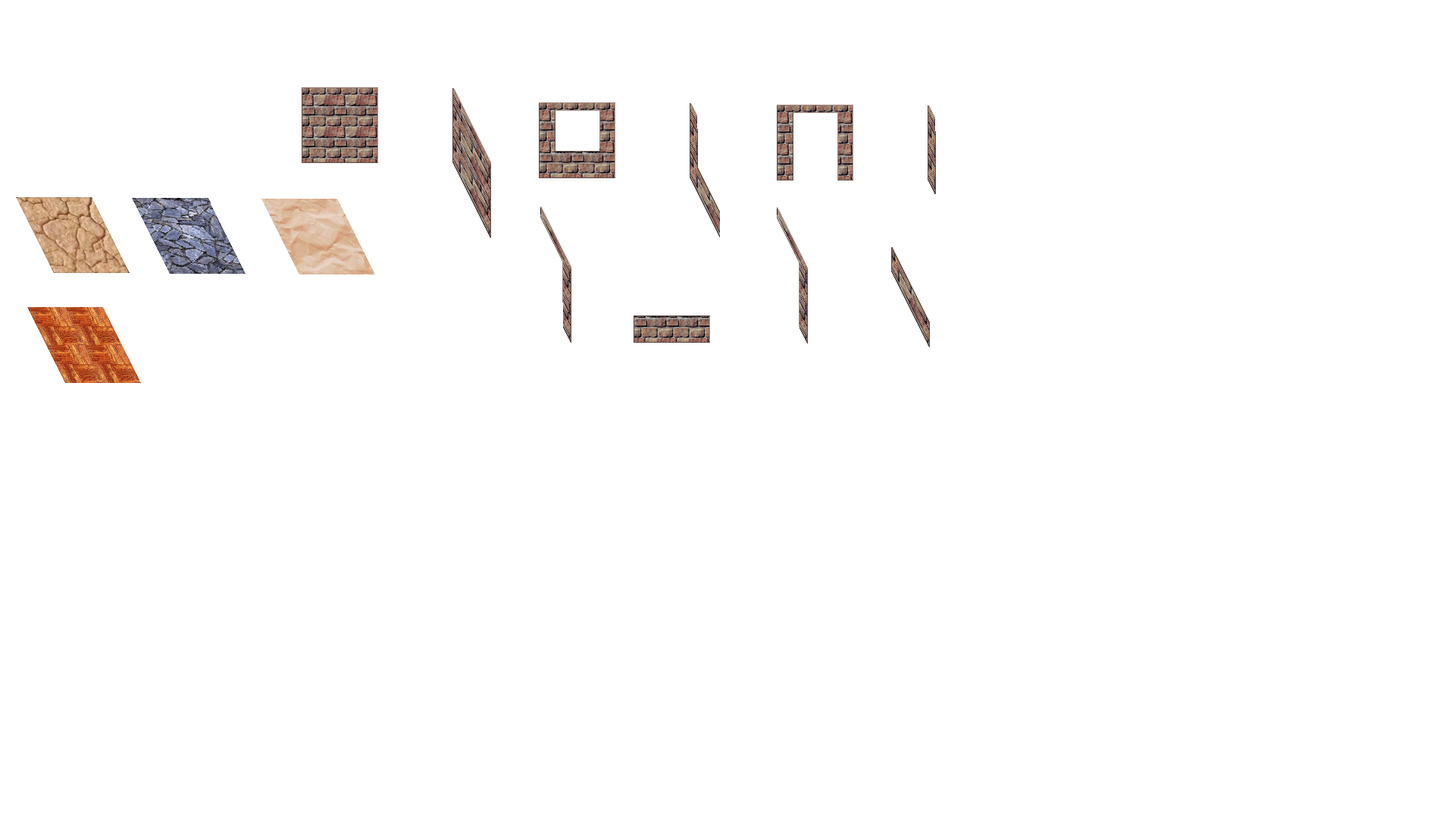
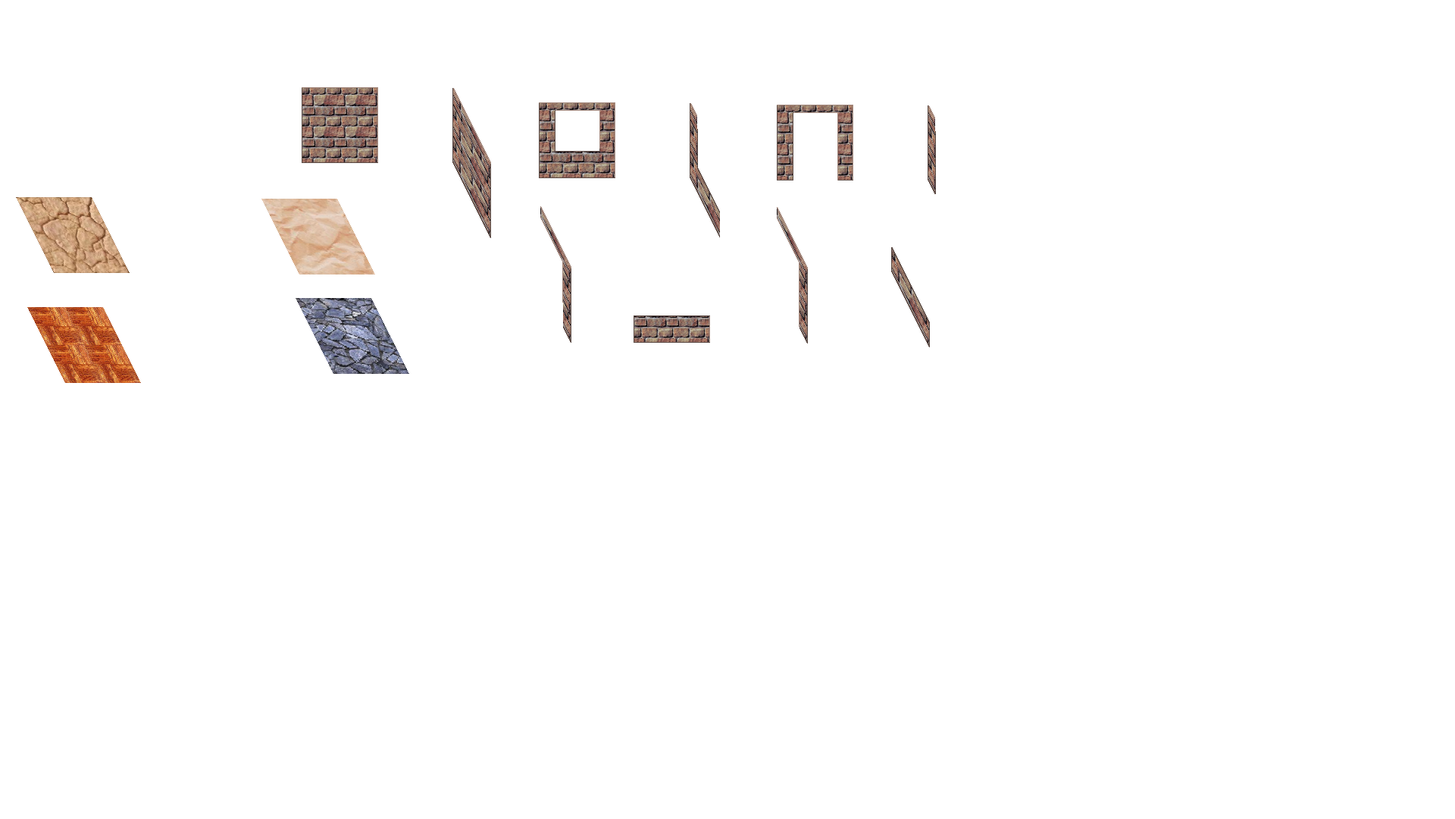
Layered file, before and after one edit (1455x819). Changes by layer:
painted on "iso_tile. kopia" over [131, 197, 410, 374]
